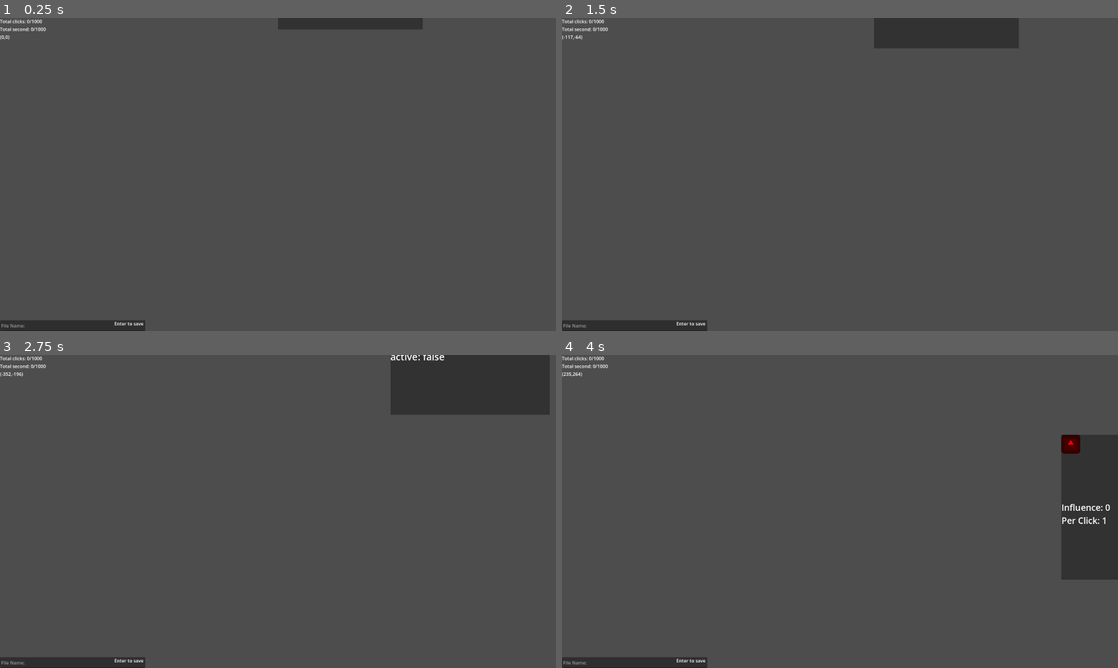
Above: before the commit, frames 1-4 (two rows, left to right).
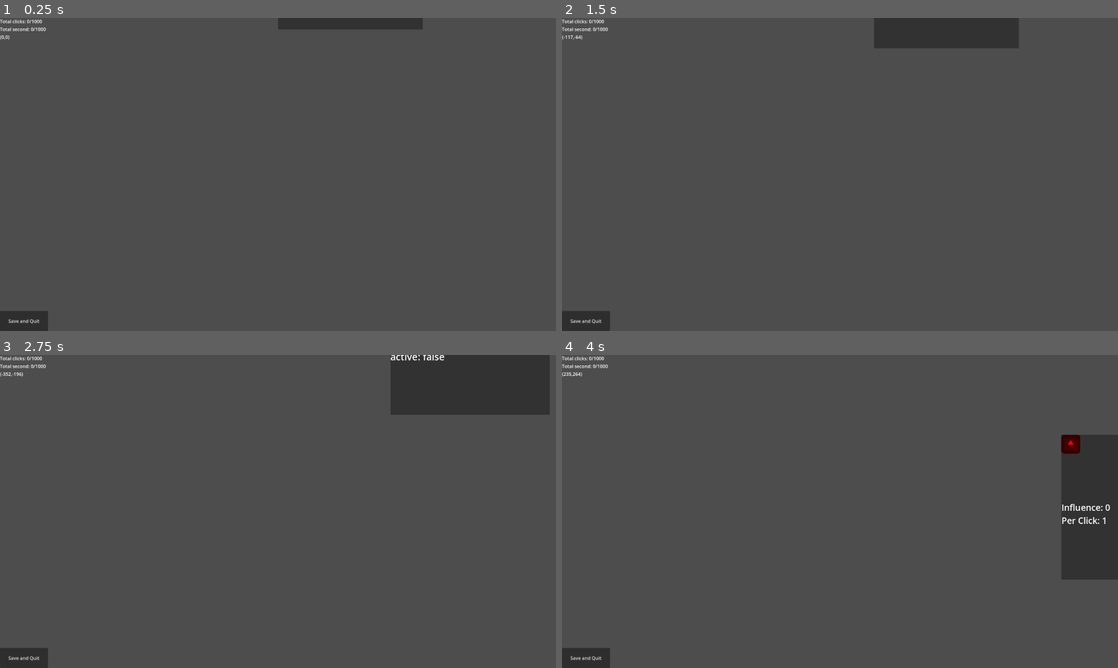
Above: after the commit, the same moments.

Repository: WilliamAHoffman/EmergentUniverse
Game: Godot game, scene res://scenes/root.tscn
The game is run twice, just before and just after one commit, with the same random seed, the same clock (stepped at 60 frames per second) and the same inputs. The engine's default icon, where the game draws it, is replaced by a stand-in: a white triangle on a blue panel in a dark square.
Inputs (mouse positions are in pixels of both pictures, inside the frame that each line leads up to):
- Up to frame 1 (0.25 s): no input
- Up to frame 2 (1.5 s): tap Enter at 0.5 s; move the mouse to (962, 158) at 0.52 s; click (962, 158) at 0.6 s; tap Space at 1.25 s; drag from (728, 190) to (812, 237) at 1.27 s
- Up to frame 3 (2.75 s): tap Enter at 2 s; move the mouse to (333, 442) at 2.02 s; tap Mouse wheel up (wheel_up) at 2.1 s; click (333, 442) at 2.17 s
- Up to frame 4 (4 s): tap Space at 2.75 s; drag from (812, 574) to (673, 464) at 2.77 s; tap Enter at 3.5 s; move the mouse to (1006, 558) at 3.52 s; tap Mouse wheel down (wheel_down) at 3.6 s; click (1006, 558) at 3.67 s

The runs differ from the first frame. In frame 1, 0.9% of the frame differs, in the area x 0-27%, y 93-100%; in frame 2, 0.9%; in frame 3, 0.9%; in frame 4, 0.9%.

Commit message:
reworked bonuses and added more save functionality

Diff:
--- a/scenes/root.tscn
+++ b/scenes/root.tscn
@@ -16,53 +16,22 @@
 
 [node name="PlayerUI" type="CanvasLayer" parent="PlayerCamera"]
 
-[node name="SaveSender" type="Control" parent="PlayerCamera/PlayerUI" node_paths=PackedStringArray("lastsaved", "savelabel", "resource_manager", "button_manager", "bonus_manager", "errorlabel")]
+[node name="SaveSender" type="Control" parent="PlayerCamera/PlayerUI" node_paths=PackedStringArray("resource_manager", "button_manager", "bonus_manager")]
 layout_mode = 3
 anchors_preset = 0
 offset_right = 40.0
 offset_bottom = 40.0
 script = ExtResource("3_cfuqo")
-lastsaved = NodePath("LastSaved")
-savelabel = NodePath("SaveAccept")
 resource_manager = NodePath("../../../ResourceManager")
 button_manager = NodePath("../../../ButtonManagerControl/ButtonManager")
 bonus_manager = NodePath("../../../BonusManager")
-errorlabel = NodePath("SaveError")
 
-[node name="Input" type="LineEdit" parent="PlayerCamera/PlayerUI/SaveSender"]
+[node name="SaveQuit" type="Button" parent="PlayerCamera/PlayerUI/SaveSender"]
 layout_mode = 0
-offset_top = 1043.0
-offset_right = 502.0
+offset_top = 1011.0
+offset_right = 166.0
 offset_bottom = 1080.0
-theme_override_constants/outline_size = 0
-placeholder_text = "File Name:"
-max_length = 20
-
-[node name="SaveAccept" type="Label" parent="PlayerCamera/PlayerUI/SaveSender"]
-visible = false
-layout_mode = 0
-offset_top = 1020.0
-offset_right = 307.0
-offset_bottom = 1043.0
-
-[node name="LastSaved" type="Timer" parent="PlayerCamera/PlayerUI/SaveSender"]
-
-[node name="SaveError" type="Label" parent="PlayerCamera/PlayerUI/SaveSender"]
-visible = false
-layout_mode = 0
-offset_left = 2.0
-offset_top = 989.0
-offset_right = 338.0
-offset_bottom = 1012.0
-text = "Can only contain the latin alphabet, numbers or underscores"
-
-[node name="SaveTip" type="Label" parent="PlayerCamera/PlayerUI/SaveSender"]
-layout_mode = 0
-offset_left = 395.0
-offset_top = 1043.0
-offset_right = 503.0
-offset_bottom = 1080.0
-text = "Enter to save"
+text = "Save and Quit"
 
 [node name="DisplayManager" type="Control" parent="PlayerCamera/PlayerUI" node_paths=PackedStringArray("click_counter", "second_counter", "coordinates", "camera")]
 layout_mode = 3
@@ -123,6 +92,5 @@
 [node name="BonusManager" type="Node2D" parent="."]
 script = ExtResource("8_r0b50")
 
-[connection signal="text_submitted" from="PlayerCamera/PlayerUI/SaveSender/Input" to="PlayerCamera/PlayerUI/SaveSender" method="_on_input_text_submitted"]
-[connection signal="timeout" from="PlayerCamera/PlayerUI/SaveSender/LastSaved" to="PlayerCamera/PlayerUI/SaveSender" method="_on_last_saved_timeout"]
+[connection signal="button_down" from="PlayerCamera/PlayerUI/SaveSender/SaveQuit" to="PlayerCamera/PlayerUI/SaveSender" method="_on_save_quit_button_down"]
 [connection signal="timeout" from="ButtonManagerControl/ButtonManager/ButtonTimer" to="ButtonManagerControl/ButtonManager" method="_on_resource_timer_timeout"]
--- a/scripts/bonus scripts/bonus_data.gd
+++ b/scripts/bonus scripts/bonus_data.gd
@@ -1,8 +1,6 @@
 class_name BonusData
 
 var dict_name : String
-var sender : ButtonData
-var reciever : ButtonData
 
 var per_click : int
 var per_second : int
--- a/scripts/button scripts/button_data.gd
+++ b/scripts/button scripts/button_data.gd
@@ -6,11 +6,10 @@
 var is_unlocked = false
 var button : Button
 var label : Label
-var location : String
 var perma_unlocked = true
 var sprite : Sprite2D
 var in_bonus : Dictionary
-var out_bonus : Array
+var out_bonus : Dictionary
 var position : Vector2
 
 #Conditional variables
--- a/scripts/button scripts/button_manager.gd
+++ b/scripts/button scripts/button_manager.gd
@@ -120,18 +120,13 @@
 				buttons[dict_name].add_random_resources[resources[words[1]]] = [int(words[2]),int(words[3]),int(words[4])]
 			elif words[0] == "random_resource_efficiency":
 				buttons[dict_name].random_resource_efficiency = int(words[1])
-			elif words[0] == "location":
-				buttons[dict_name].location = words[1]
 			elif words[0] == "perma_unlocked":
 				if words[1] == "false":
 					buttons[dict_name].perma_unlocked = false
 				else:
 					buttons[dict_name].perma_unlocked = true
 			elif words[0] == "bonus":
-				if words[2] == "self":
-					_apply_bonuses(dict_name, bonuses[words[1]], buttons[dict_name])
-				else:
-					_apply_bonuses(dict_name, bonuses[words[1]], buttons[words[2]])
+				_apply_bonuses(buttons[dict_name], bonuses[words[1]], buttons[words[2]])
 			elif words[0] == "pos":
 				buttons[dict_name].position = Vector2(int(words[1]), int(words[2]))
 	file.close()
@@ -142,11 +137,13 @@
 		_update_bonuses(reciever.button)
 
 
-func _apply_bonuses(sender : String, bonus : BonusData, reciever : ButtonData) -> void:
+func _apply_bonuses(sender : ButtonData, bonus : BonusData, reciever : ButtonData) -> void:
 	if !reciever.in_bonus.has(sender):
 		reciever.in_bonus[sender] = []
+	if !sender.out_bonus.has(reciever):
+		sender.out_bonus[reciever] = []
 	reciever.in_bonus[sender].append(bonus)
-	buttons[sender].out_bonus.append(reciever)
+	sender.out_bonus[reciever].append(bonus)
 
 
 func _update_bonuses(button : Button) -> void:
@@ -154,9 +151,9 @@
 	buttons[button.name].per_click = 0
 	buttons[button.name].per_second = 0
 	for sender in buttons[button.name].in_bonus:
-		if buttons[sender].add_resource != null:
-			if sender != button.name:
-				quantity = buttons[sender].add_resource.quantity
+		if sender.add_resource != null:
+			if sender.button.name != button.name:
+				quantity = sender.add_resource.quantity
 		for bonus in buttons[button.name].in_bonus[sender]:
 			buttons[button.name].per_click += bonus.per_click * quantity
 			buttons[button.name].per_second += bonus.per_second * quantity
@@ -170,7 +167,6 @@
 		buttons[button.name].label = button.get_parent().get_child(0)
 		if !buttons[button.name].is_unlocked:
 			button.get_parent().visible = false
-		button.connect("visibility_changed",_on_visibility_changed.bind(buttons[button.name].location))
 
 
 func _add_notif(button : Button) -> void:
--- a/scripts/display scripts/save_manager.gd
+++ b/scripts/display scripts/save_manager.gd
@@ -1,37 +1,10 @@
 extends Node
 
-@export var lastsaved : Timer
-@export var savelabel : Label
+
 @export var resource_manager : Node2D
 @export var button_manager : Node2D
 @export var bonus_manager : Node2D
-@export var errorlabel : Label
-var allowed_characters = ["a","b","c","d","e","f","g","h","i","j","k","l","m",
-"n","o","p","q","r","s","t","u","v","w","x","y","z","1","2","3","4","5","6","7","8","9","0", "_"]
-var seconds = 0
 
-func _process(delta: float) -> void:
-	_saved_time()
-
-
-func _on_input_text_submitted(new_text: String) -> void:
-	if new_text.length() == 0:
-		return
-	for char in new_text:
-		if !allowed_characters.has(char):
-			errorlabel.visible = true
-			return
-	EventBus.emit_signal("save", new_text, resource_manager.resources, button_manager.buttons, bonus_manager.bonuses)
-	errorlabel.visible = false
-	savelabel.visible = true
-	seconds = 0
-	lastsaved.start()
-
-func _saved_time() -> void:
-	savelabel.text = "Last saved: "
-	savelabel.text += str(int(seconds/60))
-	savelabel.text += " minutes ago"
-
-
-func _on_last_saved_timeout() -> void:
-	seconds += 1
+func _on_save_quit_button_down() -> void:
+	EventBus.emit_signal("save", "save", resource_manager.resources, button_manager.buttons, bonus_manager.bonuses)
+	get_tree().quit()
--- a/scripts/global_loaded/save_script.gd
+++ b/scripts/global_loaded/save_script.gd
@@ -5,12 +5,16 @@
 @export var bonus_manager : Node2D
 var dl = "=="
 
+
 func _ready() -> void:
 	EventBus.connect("save", _save)
+
 
 func _save(filename, resources, buttons, bonuses):
 	_save_resources(filename, resources)
 	_save_bonuses(filename, bonuses)
+	_save_buttons(filename, buttons)
+
 
 func _save_resources(filename : String, resources) -> void:
 	var file = FileAccess.open("res://data/saves/" + filename + "_resource.txt",FileAccess.WRITE)
@@ -30,3 +34,22 @@
 		file.store_string("dict_name" + dl + str(item.dict_name) + "\n")
 		file.store_string("per_click" + dl + str(item.per_click) + "\n")
 		file.store_string("per_second" + dl + str(item.per_second) + "\n")
+
+
+func _save_buttons(filename : String, buttons) -> void:
+	var file = FileAccess.open("res://data/saves/" + filename + "_button.txt",FileAccess.WRITE)
+	for button in buttons:
+		var item = buttons[button]
+		file.store_string("dict_name" + dl + str(button) + "\n")
+		file.store_string("main_text" + dl + str(item.main_text) + "\n")
+		file.store_string("is_unlocked" + dl + str(item.is_unlocked) + "\n")
+		file.store_string("perma_unlocked" + dl + str(item.perma_unlocked) + "\n")
+		print(button)
+		file.store_string(_save_bonus(item.out_bonus, item.in_bonus, dl))
+
+func _save_bonus(out_bonus : Dictionary, in_bonus : Dictionary, dl) -> String:
+	var bonus_lines = ""
+	for item in out_bonus:
+		for bonus in out_bonus[item]:
+			bonus_lines += "bonus" + dl + bonus.dict_name + dl + item.button.name + "\n"
+	return bonus_lines
Not shown, changed: data/base/button_data.txt
Not shown, added: data/saves/save_bonus.txt
Not shown, added: data/saves/save_button.txt
Not shown, added: data/saves/save_resource.txt
